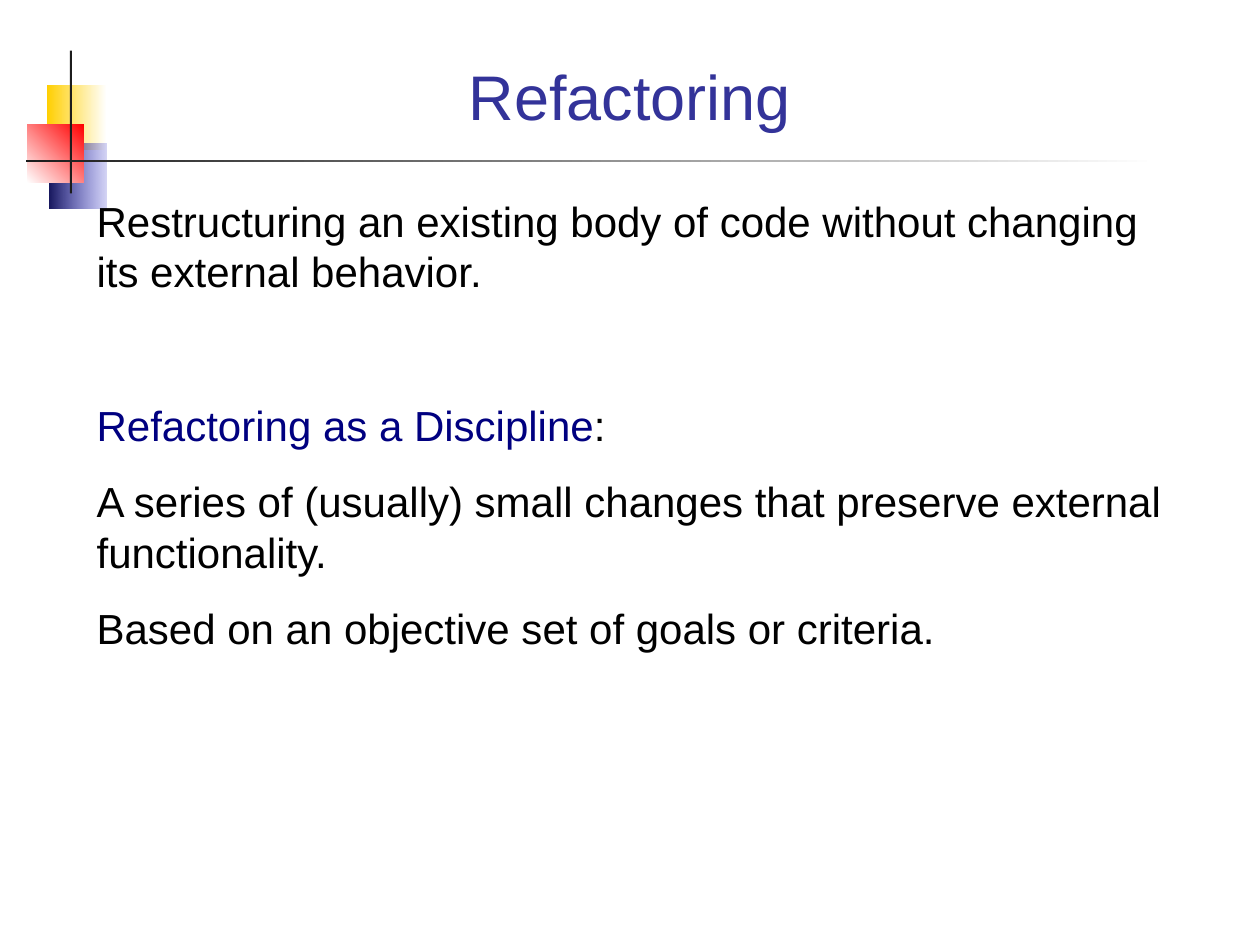
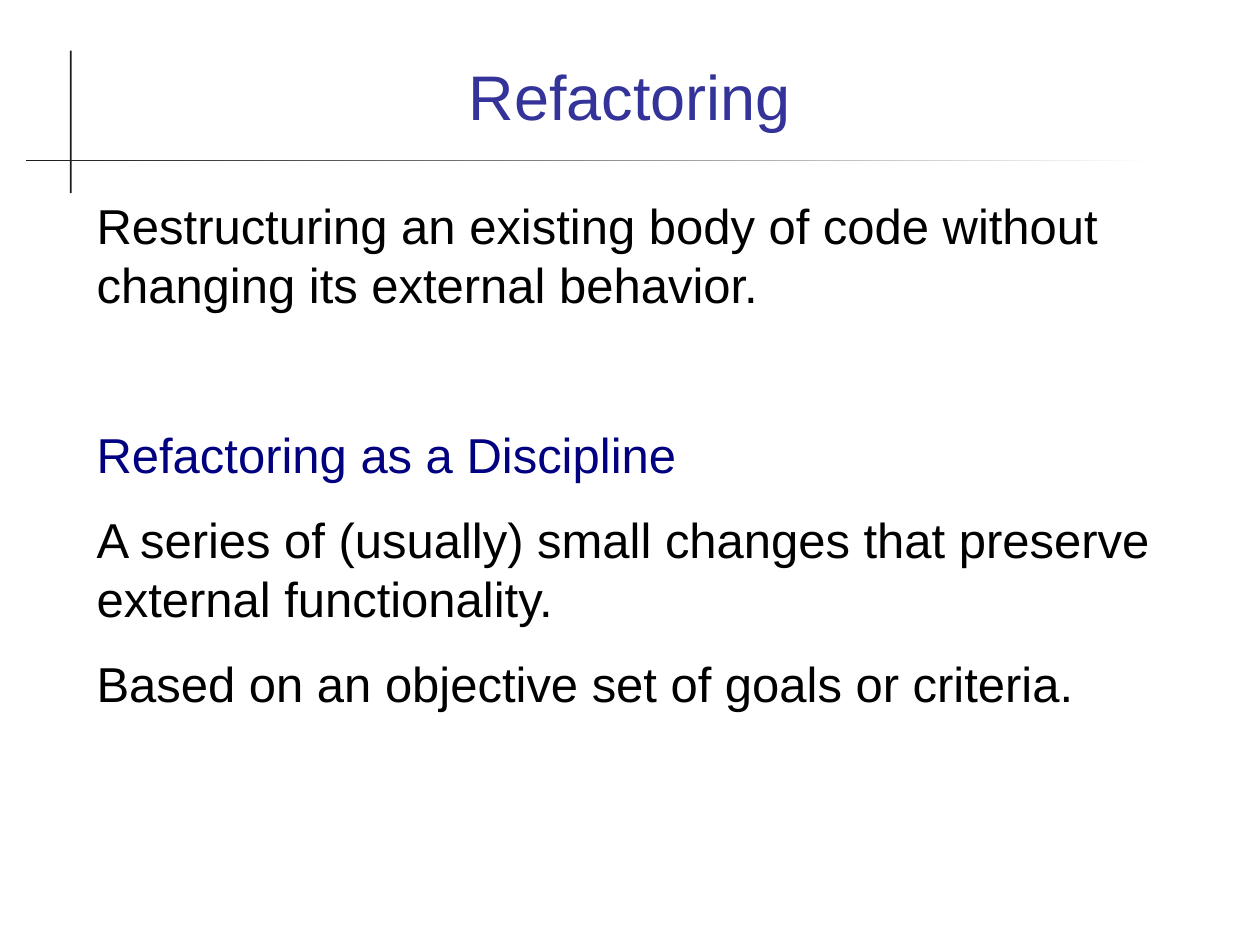
Before and after one commit to cpske/ISP, a slide deck: slide 2 of refactoring/Refactoring.ppt. Drawn at 1260x945 pixels with LibreOffice and Linux fonts; fonts in the diff are those of the drawing. Boxes give left, top, right and bottom in pixels: in the first picture for what was removed or moved away, otherwise in the second. Text is boxed around its words. In the diff, an @@ line names an element or a change of style, - is before the commit and + after.

Commit message:
update refactoring slides, minor change in agile assignment

```diff
--- a/refactoring/Refactoring.ppt
+++ b/refactoring/Refactoring.ppt
@@ rectangle removed at bbox=[47, 84, 106, 150] @@
@@ rectangle removed at bbox=[28, 125, 84, 183] @@
@@ rectangle removed at bbox=[49, 144, 106, 209] @@
@@ text at bbox=[97, 208, 1149, 712]: size 24 to 28 pt in "Restructuring an existing body of code without ...", "A series of (usually) small changes that ...", "Based on an objective set of goals ..." @@
@@ text at bbox=[97, 437, 677, 483]: text changed; size 24 to 28 pt @@
-Refactoring as a Discipline:
+Refactoring as a Discipline
```
Also in this commit, not shown: 27 other slides changed, 9 other files.
